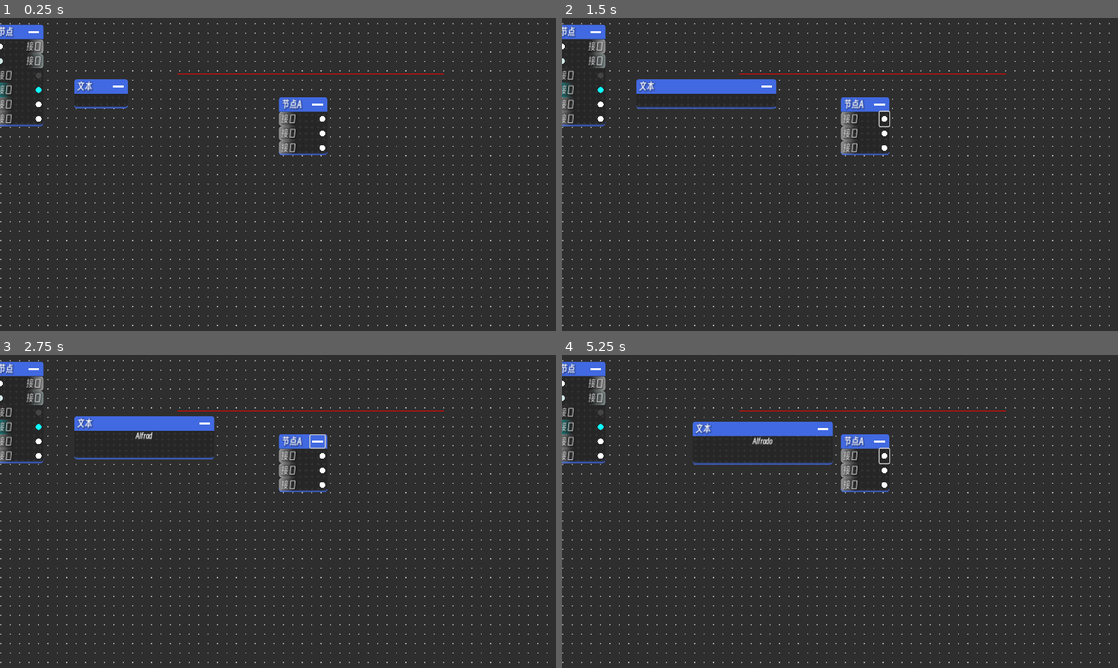
Above: before the commit, frames 1-4 (two rows, left to right).
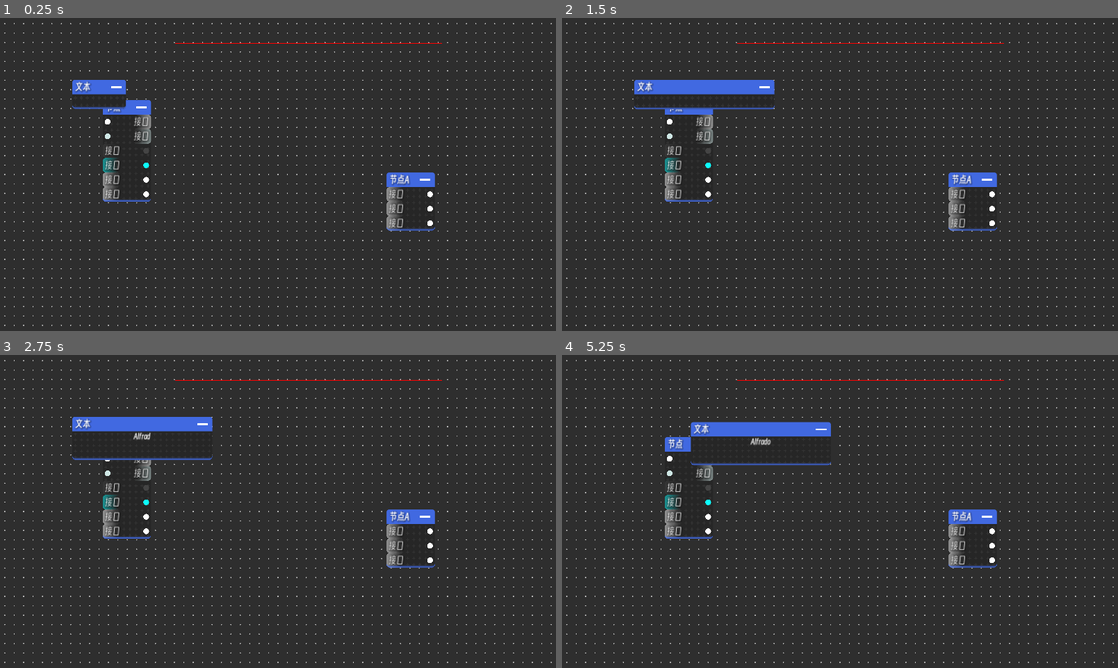
Above: after the commit, the same moments.

Repository: SXijka/GraphComponents_for_Godot
Game: Godot game, scene res://测试场景.tscn
The game is run twice, just before and just after one commit, with the same random seed, the same clock (stepped at 60 frames per second) and the same inputs. The project has no main scene, so this scene is started directly.
Inputs (mouse positions are in pixels of both pictures, inside the frame that each line leads up to):
- Up to frame 1 (0.25 s): no input
- Up to frame 2 (1.5 s): click (878, 102) at 0.52 s; click (884, 118) at 1.27 s
- Up to frame 3 (2.75 s): click (316, 439) at 2.02 s
- Up to frame 4 (5.25 s): click (884, 455) at 2.77 s; click (878, 439) at 3.52 s; click (884, 455) at 4.27 s; tap Enter at 5 s; drag from (734, 436) to (895, 442) at 5.02 s

The runs differ from the first frame. In frame 1, 6.7% of the frame differs, in the area x 0-100%, y 1-99%; in frame 2, 6.8%; in frame 3, 6.5%; in frame 4, 6.7%.

Commit message:
一些小的优化和修改

Diff:
--- a/project.godot
+++ b/project.godot
@@ -26,6 +26,7 @@
 [file_customization]
 
 folder_colors={
+"res://场景/": "orange",
 "res://组件/": "green",
 "res://组件/区域/": "pink",
 "res://组件/可调整边框/": "pink",
@@ -61,6 +62,10 @@
 ]
 }
 
+[input_devices]
+
+buffering/agile_event_flushing=true
+
 [rendering]
 
 renderer/rendering_method="gl_compatibility"
--- a/测试场景.tscn
+++ b/测试场景.tscn
@@ -13,16 +13,13 @@
 anchors_preset = 15
 anchor_right = 1.0
 anchor_bottom = 1.0
-offset_left = 4.0
-offset_top = -2.0
-offset_right = -450.0
-offset_bottom = -311.0
 grow_horizontal = 2
 grow_vertical = 2
 script = ExtResource("1_7fo7b")
 
 [node name="窗口缩放" parent="." instance=ExtResource("6_6ivo2")]
 layout_mode = 1
+"最小缩放倍数" = 0.2
 
 [node name="节点盘" parent="." instance=ExtResource("3_53yjj")]
 layout_mode = 1
@@ -35,8 +32,8 @@
 offset_bottom = 55.5
 "名称" = "节点A"
 "自动获取子节点为内容" = true
-"节点全局矩形" = Rect2(573, 200.5, 110, 45)
-"节点全局中心位置" = Vector2(628, 223)
+"节点全局矩形" = Rect2(796, 357, 110, 45)
+"节点全局中心位置" = Vector2(851, 379.5)
 
 [node name="接口" parent="节点盘/节点A" instance=ExtResource("2_uueta")]
 visible = false
@@ -77,8 +74,8 @@
 offset_right = -313.0
 offset_bottom = -49.0
 "自动获取子节点为内容" = true
-"节点全局矩形" = Rect2(-15, 96, 110, 45)
-"节点全局中心位置" = Vector2(40, 118.5)
+"节点全局矩形" = Rect2(208, 252.5, 110, 45)
+"节点全局中心位置" = Vector2(263, 275)
 
 [node name="接口5" parent="节点盘/节点2" instance=ExtResource("2_uueta")]
 visible = false
@@ -193,7 +190,7 @@
 offset_left = 363.0
 offset_top = 53.0
 offset_right = 916.0
-offset_bottom = 117.0
+offset_bottom = 115.0
 editor_only = false
 script = ExtResource("5_ulmi2")
 "名称" = &"kar"
--- a/测试脚本.gd
+++ b/测试脚本.gd
@@ -8,11 +8,11 @@
 
 
 
-func _process(delta: float) -> void:
-	print((a as 节点).节点全局矩形,r.get_global_rect())
-	if 区域.相交于((a as 节点).节点全局矩形, "kar"):
-		print("zzz")
-		a.允许拖动 = false
-		区域.移出_扩展(a, "kar", a.节点全局矩形,40,0.5)
-		await get_tree().create_timer(0.5).timeout
-		a.允许拖动 = true
+#func _process(_delta: float) -> void:
+#
+	#if 区域.相交于((a as 节点).节点全局矩形, "kar"):
+#
+		#a.允许拖动 = false
+		#区域.移出_扩展(a, "kar", a.节点全局矩形,40,0.5)
+		#await get_tree().create_timer(0.5).timeout
+		#a.允许拖动 = true
--- a/组件/区域/区域.gd
+++ b/组件/区域/区域.gd
@@ -14,14 +14,12 @@
 
 
 func _enter_tree() -> void:
+	add_to_group("区域")
 	_当_添加()
 
 
 func _ready() -> void:
 	connect("item_rect_changed", _当_移动)
-	print(get_global_rect())
-	await get_tree().process_frame
-	print(get_global_rect())
 
 
 func _input(_event: InputEvent) -> void:
--- a/组件/文本节点/文本节点.gd
+++ b/组件/文本节点/文本节点.gd
@@ -14,6 +14,10 @@
 @onready var 节点本体: 节点 = $"节点"
 @onready var 文本框: ScrollContainer = 节点本体.获取_内容()[0]
 @onready var 文本: RichTextLabel = 节点本体.获取_内容()[0].get_child(0)
+
+
+func _init() -> void:
+	add_to_group("文本节点")
 
 
 func _ready() -> void:
--- a/组件/节点/节点.tscn
+++ b/组件/节点/节点.tscn
@@ -108,8 +108,10 @@
 anchors_preset = 15
 anchor_right = 1.0
 anchor_bottom = 1.0
-offset_right = 400.0
-offset_bottom = 20.0
+offset_right = 0.0
+offset_bottom = 0.0
+grow_horizontal = 2
+grow_vertical = 2
 scale = Vector2(0.2, 0.2)
 texture = SubResource("AtlasTexture_c5uln")
 "同步容器" = NodePath("..")
